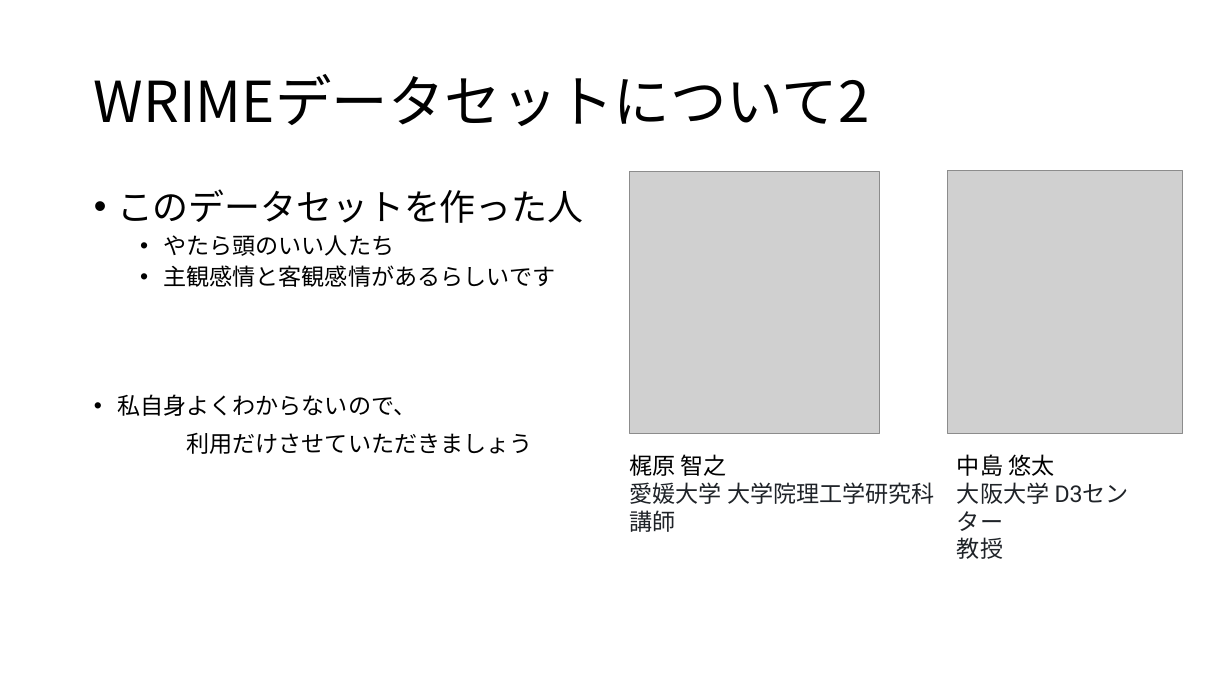
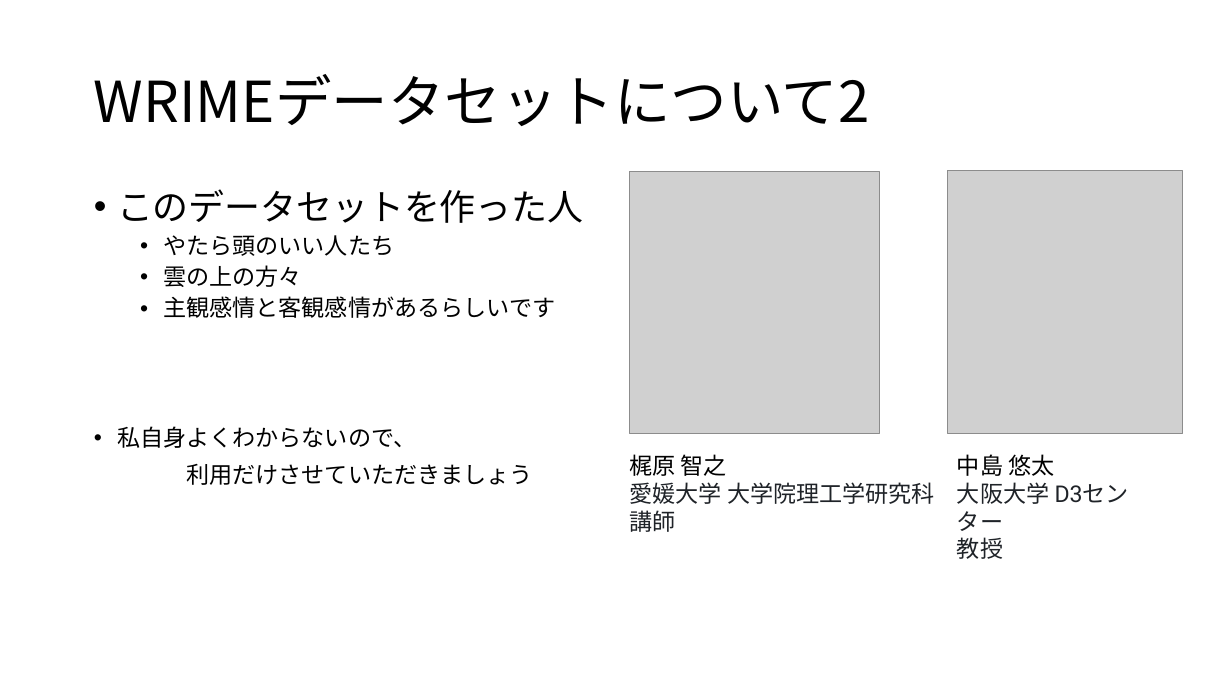
Before and after one commit to leggings8942/my_topic_model, a slide deck: slide 16 of 説明用資料.pptx (slide 3 before the commit). Drawn at 1232x693 pixels with LibreOffice and Linux fonts; fonts in the diff are those of the drawing; grey boxes stand for pictures. Boxes give left, top, right and bottom in pixels: in the first picture for what was removed or moved away, otherwise in the second. Text is boxed around its words. In the diff, an @@ line names an element or a change of style, - is before the commit and + after.

Commit message:
パワポ共有のためのコミット

```diff
--- a/説明用資料.pptx
+++ b/説明用資料.pptx
@@ text at [163, 265, 302, 287]: paragraph added @@
+  • 雲の上の方々
```
Also in this commit, not shown: 2 other slides changed, 19 slides added.
